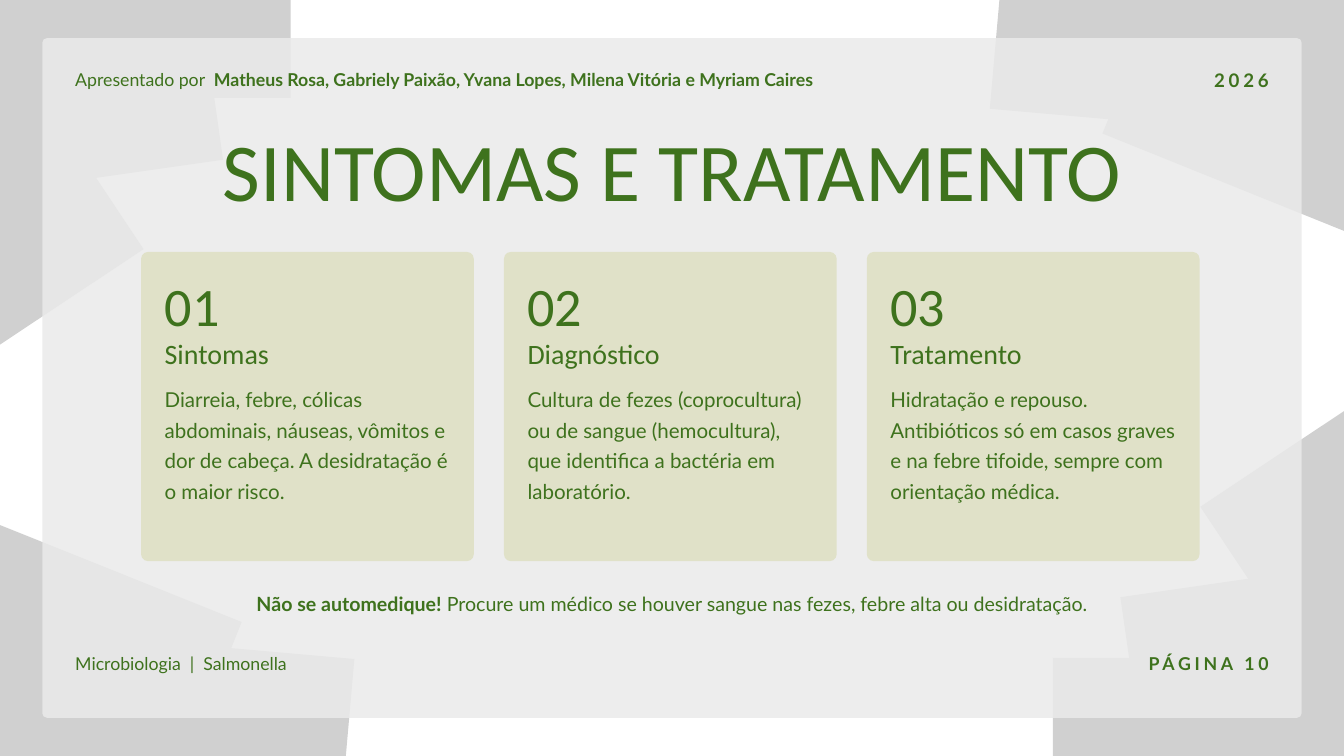
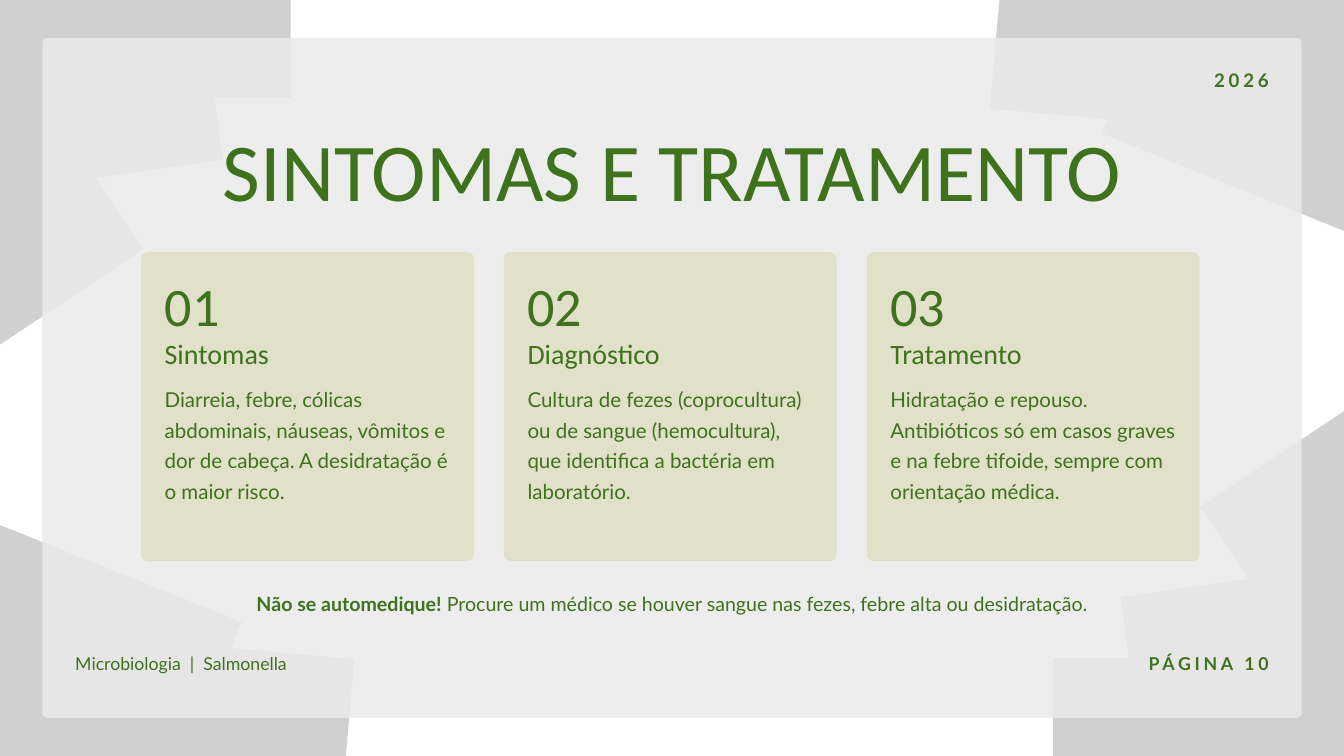
Before and after one commit to shazamfa90/IA, a slide deck: slide 10 of apresentacoes/salmonella/Salmonella_Apresentacao.pptx. Drawn at 1344x756 pixels with LibreOffice and Linux fonts; fonts in the diff are those of the drawing; grey boxes stand for pictures; background and template pictures are left out. Boxes give left, top, right and bottom in pixels: in the first picture for what was removed or moved away, otherwise in the second. Text is boxed around its words. In the diff, an @@ line names an element or a change of style, - is before the commit and + after.

```diff
--- a/apresentacoes/salmonella/Salmonella_Apresentacao.pptx
+++ b/apresentacoes/salmonella/Salmonella_Apresentacao.pptx
@@ text removed at <box>75,73,813,89</box> @@
-Apresentado por Matheus Rosa, Gabriely Paixão, Yvana Lopes, Milena Vitória e Myriam Caires
```
Also in this commit, not shown: 13 other slides changed, 1 other file.
